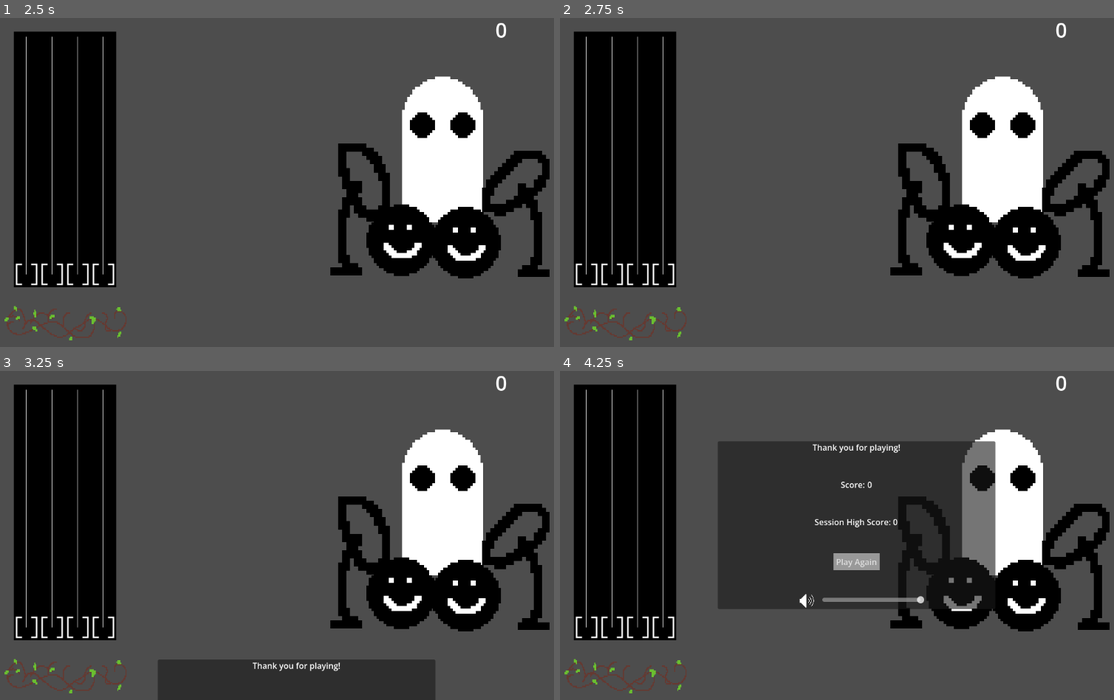
Above: before the commit, frames 1-4 (two rows, left to right).
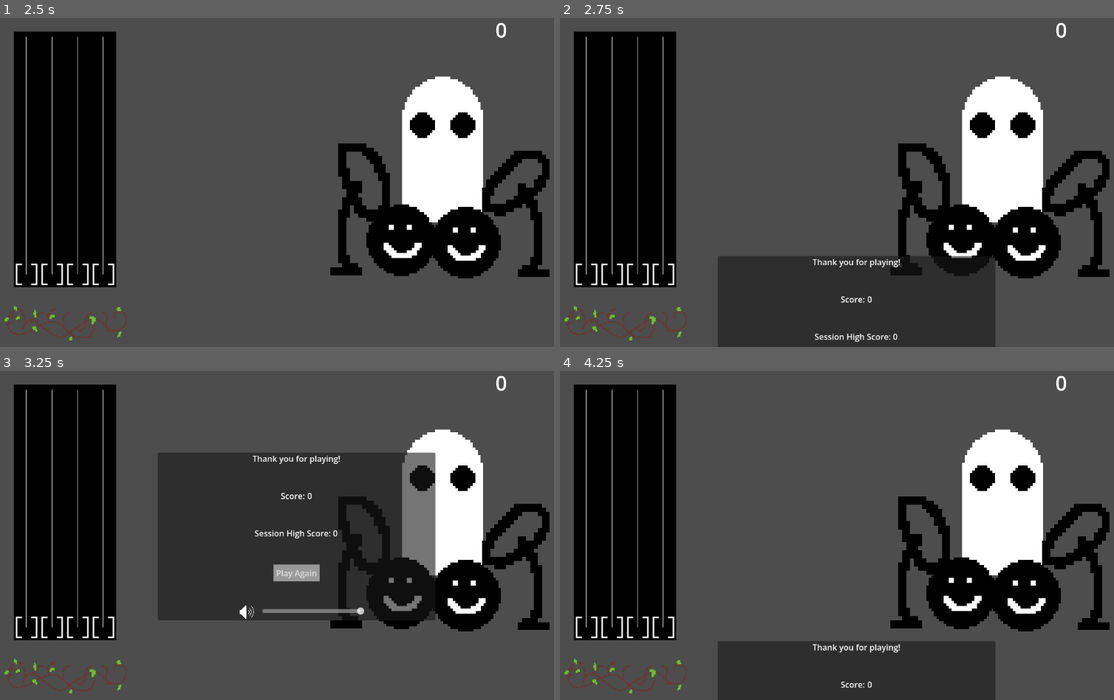
Above: after the commit, the same moments.

Repository: DarthObsidian/Jam
Game: Godot game, scene res://scenes/game.tscn
Two runs of this game, one before a commit and one after it. Both use one fixed random seed, a clock stepped at 60 frames per second and the inputs below. This scene is started directly instead of the project's main scene. Sound files missing from this copy of the repository are replaced by a short silence.
Inputs:
- Up to frame 1 (2.5 s): tap Enter at 0.5, 2 s; hold E (mid-right) 0.53-1.28 s; tap Space at 1.25 s; hold Q (left) 1.28-2.03 s; hold E (mid-right) from 2.03 s (still down)
- Up to frame 2 (2.75 s): keep holding E (mid-right)
- Up to frame 3 (3.25 s): keep holding E (mid-right)
- Up to frame 4 (4.25 s): release E (mid-right) at 3.5 s; click "Play Again" at 3.5 s

Frame 1 is identical in both runs. In frame 2, 13% of the frame differs, in the area x 28-79%, y 72-100%; in frame 3, 28%; in frame 4, 31%, in the area x 28-79%, y 21-100%.

Commit message:
added final version of song.

Diff:
--- a/SongData/song_cozy.json
+++ b/SongData/song_cozy.json
@@ -4,167 +4,147 @@
 	"offset": 0.75,
 	"notes": [
 		{
-			"beat": 7.5,
-			"lane": 1
-		},
-		{
-			"beat": 8,
-			"lane": 1
-		},
-		{
-			"beat": 8.5,
-			"lane": 0
-		},
-		{
-			"beat": 9,
-			"lane": 2
-		},
-		{
-			"beat": 9.5,
-			"lane": 2
-		},
-		{
-			"beat": 10.5,
-			"lane": 1
-		},
-		{
-			"beat": 11.5,
-			"lane": 0
-		},
-		{
-			"beat": 12,
-			"lane": 1
-		},
-		{
-			"beat": 13,
-			"lane": 0
+			"beat": 15.5,
+			"lane": 1
+		},
+		{
+			"beat": 16,
+			"lane": 1
+		},
+		{
+			"beat": 16.5,
+			"lane": 0
+		},
+		{
+			"beat": 17,
+			"lane": 2
+		},
+		{
+			"beat": 17.5,
+			"lane": 2
 		},
 		{
 			"beat": 18.5,
 			"lane": 1
 		},
 		{
-			"beat": 19,
-			"lane": 1
-		},
-		{
 			"beat": 19.5,
 			"lane": 0
 		},
 		{
 			"beat": 20,
-			"lane": 2
-		},
-		{
-			"beat": 20.5,
-			"lane": 2
-		},
-		{
-			"beat": 21.5,
-			"lane": 3
-		},
-		{
-			"beat": 22.5,
-			"lane": 2
-		},
-		{
-			"beat": 23,
-			"lane": 2
+			"lane": 1
+		},
+		{
+			"beat": 21,
+			"lane": 0
+		},
+		{
+			"beat": 26.5,
+			"lane": 1
+		},
+		{
+			"beat": 27,
+			"lane": 1
+		},
+		{
+			"beat": 27.5,
+			"lane": 0
+		},
+		{
+			"beat": 28,
+			"lane": 2
+		},
+		{
+			"beat": 28.5,
+			"lane": 2
+		},
+		{
+			"beat": 29.5,
+			"lane": 3
 		},
 		{
 			"beat": 30.5,
-			"lane": 0
+			"lane": 2
 		},
 		{
 			"beat": 31,
-			"lane": 1
-		},
-		{
-			"beat": 31.5,
-			"lane": 0
-		},
-		{
-			"beat": 32,
-			"lane": 2
-		},
-		{
-			"beat": 32.5,
-			"lane": 2
-		},
-		{
-			"beat": 33.5,
-			"lane": 1
-		},
-		{
-			"beat": 34,
-			"lane": 2
-		},
-		{
-			"beat": 35,
-			"lane": 3
-		},
-		{
-			"beat": 36,
-			"lane": 2
-		},
-		{
-			"beat": 36.5,
-			"lane": 1
-		},
-		{
-			"beat": 37.5,
-			"lane": 0
-		},
-		{
-			"beat": 38,
-			"lane": 1
+			"lane": 2
+		},
+		{
+			"beat": 38.5,
+			"lane": 0
 		},
 		{
 			"beat": 39,
-			"lane": 2
-		},
-		{
-			"beat": 47.5,
-			"lane": 1
-		},
-		{
-			"beat": 48,
-			"lane": 1
-		},
-		{
-			"beat": 48.5,
-			"lane": 0
-		},
-		{
-			"beat": 49,
-			"lane": 2
-		},
-		{
-			"beat": 49.5,
-			"lane": 2
-		},
-		{
-			"beat": 50.5,
-			"lane": 1
-		},
-		{
-			"beat": 51.5,
-			"lane": 0
-		},
-		{
-			"beat": 52,
-			"lane": 1
-		},
-		{
-			"beat": 53,
-			"lane": 0
+			"lane": 1
+		},
+		{
+			"beat": 39.5,
+			"lane": 0
+		},
+		{
+			"beat": 40,
+			"lane": 2
+		},
+		{
+			"beat": 40.5,
+			"lane": 2
+		},
+		{
+			"beat": 41.5,
+			"lane": 1
+		},
+		{
+			"beat": 42,
+			"lane": 2
+		},
+		{
+			"beat": 43,
+			"lane": 3
+		},
+		{
+			"beat": 44,
+			"lane": 2
+		},
+		{
+			"beat": 44.5,
+			"lane": 1
+		},
+		{
+			"beat": 45.5,
+			"lane": 0
+		},
+		{
+			"beat": 46,
+			"lane": 1
+		},
+		{
+			"beat": 47,
+			"lane": 2
+		},
+		{
+			"beat": 55.5,
+			"lane": 1
+		},
+		{
+			"beat": 56,
+			"lane": 1
+		},
+		{
+			"beat": 56.5,
+			"lane": 0
+		},
+		{
+			"beat": 57,
+			"lane": 2
+		},
+		{
+			"beat": 57.5,
+			"lane": 2
 		},
 		{
 			"beat": 58.5,
-			"lane": 0
-		},
-		{
-			"beat": 59,
 			"lane": 1
 		},
 		{
@@ -173,95 +153,91 @@
 		},
 		{
 			"beat": 60,
-			"lane": 2
-		},
-		{
-			"beat": 60.5,
-			"lane": 2
-		},
-		{
-			"beat": 61.5,
-			"lane": 1
-		},
-		{
-			"beat": 62.5,
-			"lane": 3
-		},
-		{
-			"beat": 63,
-			"lane": 3
+			"lane": 1
+		},
+		{
+			"beat": 61,
+			"lane": 0
 		},
 		{
 			"beat": 66.5,
-			"lane": 2
+			"lane": 0
 		},
 		{
 			"beat": 67,
-			"lane": 3
+			"lane": 1
 		},
 		{
 			"beat": 67.5,
-			"lane": 2
+			"lane": 0
 		},
 		{
 			"beat": 68,
-			"lane": 1
+			"lane": 2
 		},
 		{
 			"beat": 68.5,
-			"lane": 0
+			"lane": 2
+		},
+		{
+			"beat": 69.5,
+			"lane": 1
 		},
 		{
 			"beat": 70.5,
-			"lane": 2
+			"lane": 3
 		},
 		{
 			"beat": 71,
 			"lane": 3
 		},
 		{
-			"beat": 71.5,
-			"lane": 2
-		},
-		{
-			"beat": 72,
-			"lane": 1
-		},
-		{
-			"beat": 72.5,
-			"lane": 0
-		},
-		{
-			"beat": 74,
-			"lane": 0
+			"beat": 74.5,
+			"lane": 2
 		},
 		{
 			"beat": 75,
-			"lane": 1
-		},
-		{
-			"beat": 115,
-			"lane": 2
-		},
-		{
-			"beat": 115.5,
-			"lane": 1
-		},
-		{
-			"beat": 116,
-			"lane": 0
-		},
-		{
-			"beat": 116.5,
-			"lane": 1
-		},
-		{
-			"beat": 117.5,
-			"lane": 3
-		},
-		{
-			"beat": 118.5,
-			"lane": 2
+			"lane": 3
+		},
+		{
+			"beat": 75.5,
+			"lane": 2
+		},
+		{
+			"beat": 76,
+			"lane": 1
+		},
+		{
+			"beat": 76.5,
+			"lane": 0
+		},
+		{
+			"beat": 78.5,
+			"lane": 2
+		},
+		{
+			"beat": 79,
+			"lane": 3
+		},
+		{
+			"beat": 79.5,
+			"lane": 2
+		},
+		{
+			"beat": 80,
+			"lane": 1
+		},
+		{
+			"beat": 80.5,
+			"lane": 0
+		},
+		{
+			"beat": 82,
+			"lane": 0
+		},
+		{
+			"beat": 83,
+			"lane": 1
 		},
 		{
 			"beat": 123,
@@ -289,170 +265,194 @@
 		},
 		{
 			"beat": 131,
-			"lane": 1
+			"lane": 2
 		},
 		{
 			"beat": 131.5,
-			"lane": 0
+			"lane": 1
 		},
 		{
 			"beat": 132,
-			"lane": 1
+			"lane": 0
 		},
 		{
 			"beat": 132.5,
-			"lane": 2
+			"lane": 1
 		},
 		{
 			"beat": 133.5,
-			"lane": 2
+			"lane": 3
 		},
 		{
 			"beat": 134.5,
 			"lane": 2
 		},
 		{
-			"beat": 135,
-			"lane": 3
-		},
-		{
-			"beat": 136,
-			"lane": 2
-		},
-		{
-			"beat": 137,
-			"lane": 1
-		},
-		{
-			"beat": 137.5,
-			"lane": 0
-		},
-		{
 			"beat": 139,
-			"lane": 2
-		},
-		{
-			"beat": 141,
-			"lane": 3
-		},
-		{
-			"beat": 143.5,
-			"lane": 1
+			"lane": 1
+		},
+		{
+			"beat": 139.5,
+			"lane": 0
+		},
+		{
+			"beat": 140,
+			"lane": 1
+		},
+		{
+			"beat": 140.5,
+			"lane": 2
+		},
+		{
+			"beat": 141.5,
+			"lane": 2
+		},
+		{
+			"beat": 142.5,
+			"lane": 2
+		},
+		{
+			"beat": 143,
+			"lane": 3
 		},
 		{
 			"beat": 144,
 			"lane": 2
 		},
 		{
-			"beat": 144.5,
-			"lane": 0
-		},
-		{
 			"beat": 145,
-			"lane": 3
+			"lane": 1
 		},
 		{
 			"beat": 145.5,
-			"lane": 2
-		},
-		{
-			"beat": 146.5,
-			"lane": 1
-		},
-		{
-			"beat": 147.5,
-			"lane": 0
-		},
-		{
-			"beat": 148,
-			"lane": 1
+			"lane": 0
+		},
+		{
+			"beat": 147,
+			"lane": 2
 		},
 		{
 			"beat": 149,
-			"lane": 1
+			"lane": 3
+		},
+		{
+			"beat": 151.5,
+			"lane": 1
+		},
+		{
+			"beat": 152,
+			"lane": 2
+		},
+		{
+			"beat": 152.5,
+			"lane": 0
+		},
+		{
+			"beat": 153,
+			"lane": 3
+		},
+		{
+			"beat": 153.5,
+			"lane": 2
 		},
 		{
 			"beat": 154.5,
 			"lane": 1
 		},
 		{
-			"beat": 155,
-			"lane": 2
-		},
-		{
 			"beat": 155.5,
 			"lane": 0
 		},
 		{
 			"beat": 156,
-			"lane": 3
-		},
-		{
-			"beat": 156.5,
-			"lane": 2
-		},
-		{
-			"beat": 157.5,
-			"lane": 3
-		},
-		{
-			"beat": 158.5,
-			"lane": 1
-		},
-		{
-			"beat": 159,
-			"lane": 0
+			"lane": 1
+		},
+		{
+			"beat": 157,
+			"lane": 1
+		},
+		{
+			"beat": 162.5,
+			"lane": 1
+		},
+		{
+			"beat": 163,
+			"lane": 2
+		},
+		{
+			"beat": 163.5,
+			"lane": 0
+		},
+		{
+			"beat": 164,
+			"lane": 3
+		},
+		{
+			"beat": 164.5,
+			"lane": 2
+		},
+		{
+			"beat": 165.5,
+			"lane": 3
 		},
 		{
 			"beat": 166.5,
-			"lane": 0
+			"lane": 1
 		},
 		{
 			"beat": 167,
-			"lane": 1
-		},
-		{
-			"beat": 167.5,
-			"lane": 0
-		},
-		{
-			"beat": 168,
-			"lane": 2
-		},
-		{
-			"beat": 168.5,
-			"lane": 2
-		},
-		{
-			"beat": 169.5,
-			"lane": 1
-		},
-		{
-			"beat": 170,
-			"lane": 2
-		},
-		{
-			"beat": 171,
-			"lane": 3
-		},
-		{
-			"beat": 172,
-			"lane": 2
-		},
-		{
-			"beat": 172.5,
-			"lane": 1
-		},
-		{
-			"beat": 173.5,
-			"lane": 0
-		},
-		{
-			"beat": 174,
-			"lane": 1
+			"lane": 0
+		},
+		{
+			"beat": 174.5,
+			"lane": 0
 		},
 		{
 			"beat": 175,
+			"lane": 1
+		},
+		{
+			"beat": 175.5,
+			"lane": 0
+		},
+		{
+			"beat": 176,
+			"lane": 2
+		},
+		{
+			"beat": 176.5,
+			"lane": 2
+		},
+		{
+			"beat": 177.5,
+			"lane": 1
+		},
+		{
+			"beat": 178,
+			"lane": 2
+		},
+		{
+			"beat": 179,
+			"lane": 3
+		},
+		{
+			"beat": 180,
+			"lane": 2
+		},
+		{
+			"beat": 180.5,
+			"lane": 1
+		},
+		{
+			"beat": 181.5,
+			"lane": 0
+		},
+		{
+			"beat": 182,
+			"lane": 1
+		},
+		{
+			"beat": 183,
 			"lane": 1
 		},
 	]
--- a/scenes/game.tscn
+++ b/scenes/game.tscn
@@ -2,7 +2,7 @@
 
 [ext_resource type="PackedScene" uid="uid://huxwpcgu4wdb" path="res://scenes/ghost.tscn" id="1_uwrxv"]
 [ext_resource type="Script" uid="uid://b47s6u2f2s1t0" path="res://scripts/game.gd" id="1_yqjtg"]
-[ext_resource type="AudioStream" uid="uid://cc3ik0htir6bq" path="res://assets/music/CozyFallJam.mp3" id="2_p57ef"]
+[ext_resource type="AudioStream" uid="uid://l0c10lghld0v" path="res://assets/music/CozyFallJam.wav" id="2_gee14"]
 [ext_resource type="PackedScene" uid="uid://brxpg3f45g51v" path="res://scenes/combo.tscn" id="3_lnu2h"]
 [ext_resource type="PackedScene" uid="uid://ccduod3a8kegm" path="res://Track/track.tscn" id="4_lbhrr"]
 [ext_resource type="Script" uid="uid://7jq3k24lsnel" path="res://scripts/song_controller.gd" id="5_iywne"]
@@ -47,7 +47,7 @@
 script = ExtResource("1_yqjtg")
 
 [node name="Music" type="AudioStreamPlayer" parent="."]
-stream = ExtResource("2_p57ef")
+stream = ExtResource("2_gee14")
 
 [node name="Ghost" parent="." instance=ExtResource("1_uwrxv")]
 position = Vector2(874.00006, 279)
Not shown, removed: assets/music/CozyFallJam.mp3.import
Not shown, added: assets/music/CozyFallJam.wav.import
Not shown, removed: assets/music/CozyFallJam.mp3
Not shown, added: assets/music/CozyFallJam.wav
